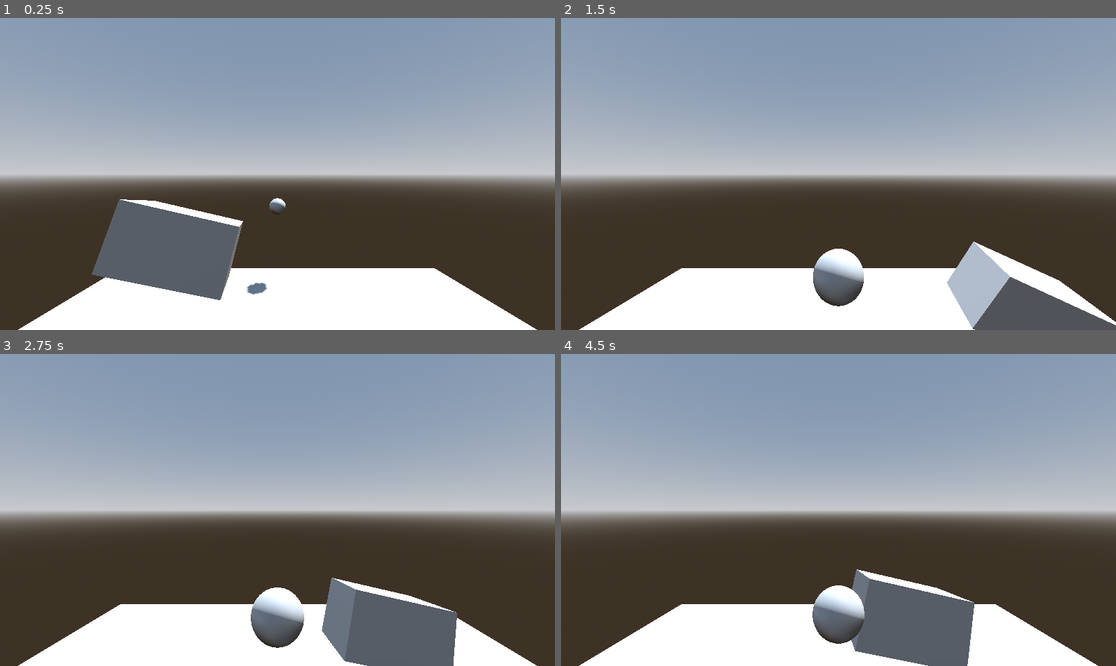
Above: before the commit, frames 1-4 (two rows, left to right).
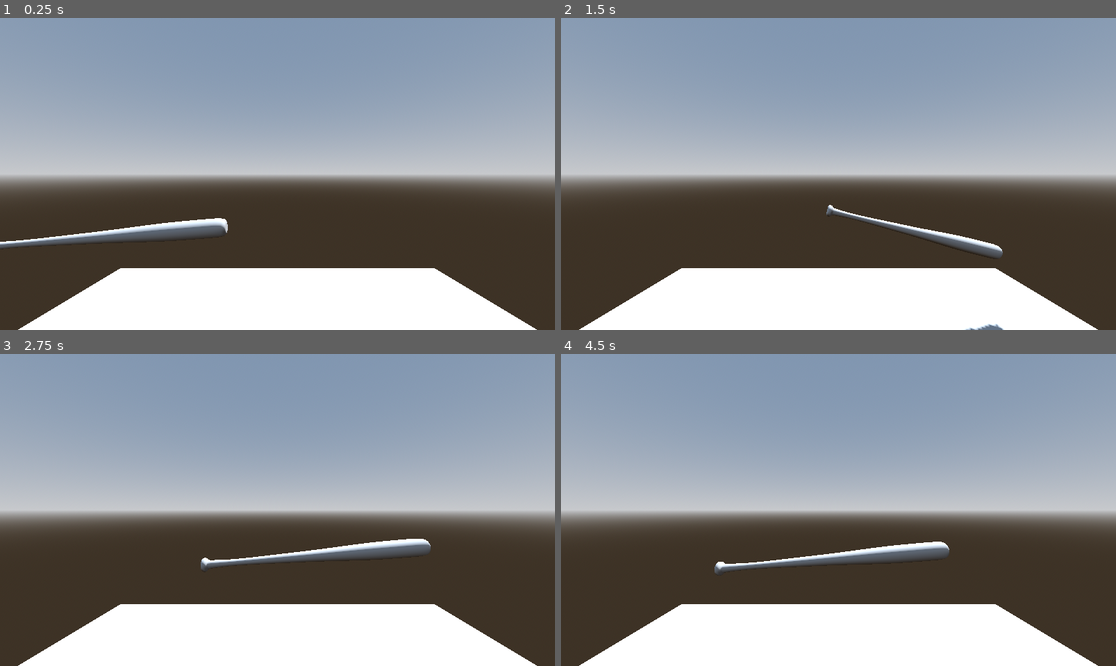
Above: after the commit, the same moments.

Repository: KapustiakT/baseball
Game: Godot game, scene res://level.tscn
Same seed, same stepped clock (60 frames per second), same inputs: the game is played once before the commit and once after it.
Inputs (mouse positions are in pixels of both pictures, inside the frame that each line leads up to):
- Up to frame 1 (0.25 s): no input
- Up to frame 2 (1.5 s): move the mouse to (960, 158) at 0.52 s; hold D (move_right) 0.53-1.28 s; click (960, 158) at 0.6 s; tap Q (swing) at 0.8, 1.35 s; move the mouse to (727, 189) at 1.27 s; hold A (move_left) from 1.28 s (still down)
- Up to frame 3 (2.75 s): click (166, 525) at 1.55 s; move the mouse to (333, 441) at 2.02 s; release A (move_left) at 2.03 s; hold D (move_right) from 2.03 s (still down); click (333, 441) at 2.1 s; tap Q (swing) at 2.3 s
- Up to frame 4 (4.5 s): move the mouse to (810, 572) at 2.77 s; right-click (810, 572) at 2.85 s; click (810, 572) at 3.05 s; move the mouse to (1005, 556) at 3.52 s; release D (move_right) at 3.53 s; hold A (move_left) from 3.53 s (still down); tap Q (swing) at 3.6 s; move the mouse to (672, 463) at 4.27 s; click (672, 463) at 4.35 s

The runs differ from the first frame. In frame 1, 6.4% of the frame differs, in the area x 0-52%, y 57-91%; in frame 2, 7.1%; in frame 3, 8.1%, in the area x 36-83%, y 59-100%; in frame 4, 7.9%.

Commit message:
bat
added bat and and swing

Diff:
--- a/Ball.gd
+++ b/Ball.gd
@@ -17,49 +17,48 @@
 func _process(_delta):
 #for testing is checked perfect is always checked second in full it should be checked last.
 #zones need to be big enough ball could ONLY be in perfect perfect for now zones are to small / ball to big
-	if Input.is_action_just_pressed("left_click"):
-		if bat_outside == 1:
-			if swing_early == 1:
-				axis_lock_linear_y = false
-				apply_impulse(Vector3(100, 20, -200))
-				print("outside bat and early")
-			elif swing_perfect == 1:
-				axis_lock_linear_y = false
-				apply_impulse(Vector3(100, 20, -200))
-				print("outside bat and perfect")
-			elif swing_late == 1:
-				axis_lock_linear_y = false
-				apply_impulse(Vector3(100, 20, -200))
-				print("outside bat and late")
+	if bat_outside == 1:
+		if swing_early == 1:
+			axis_lock_linear_y = false
+			apply_impulse(Vector3(100, 20, -200))
+			print("outside bat and early")
+		elif swing_perfect == 1:
+			axis_lock_linear_y = false
+			apply_impulse(Vector3(100, 20, -200))
+			print("outside bat and perfect")
+		elif swing_late == 1:
+			axis_lock_linear_y = false
+			apply_impulse(Vector3(100, 20, -200))
+			print("outside bat and late")
 
 
-		elif bat_perfect == 1:
-			if swing_early == 1:
-				axis_lock_linear_y = false
-				apply_impulse(Vector3(0, 20, -200))
-				print("perfect bat and early")
-			elif swing_perfect == 1:
-				axis_lock_linear_y = false
-				apply_impulse(Vector3(0, 20, -200))
-				print("perfect and perfect")
-			elif swing_late == 1:
-				axis_lock_linear_y = false
-				apply_impulse(Vector3(0, 20, -200))
-				print("perfect bat and late")
+	elif bat_perfect == 1:
+		if swing_early == 1:
+			axis_lock_linear_y = false
+			apply_impulse(Vector3(0, 20, -200))
+			print("perfect bat and early")
+		elif swing_perfect == 1:
+			axis_lock_linear_y = false
+			apply_impulse(Vector3(0, 20, -200))
+			print("perfect and perfect")
+		elif swing_late == 1:
+			axis_lock_linear_y = false
+			apply_impulse(Vector3(0, 20, -200))
+			print("perfect bat and late")
 
-		elif bat_inside == 1:
-			if swing_early == 1:
-				axis_lock_linear_y = false
-				apply_impulse(Vector3(-100, 20, -200))
-				print("inside bat and early")
-			elif swing_perfect == 1:
-				axis_lock_linear_y = false
-				apply_impulse(Vector3(-100, 20, -200))
-				print("inside and perfect")
-			elif swing_late == 1:
-				axis_lock_linear_y = false
-				apply_impulse(Vector3(-100, 20, -200))
-				print("inside bat and late")
+	elif bat_inside == 1:
+		if swing_early == 1:
+			axis_lock_linear_y = false
+			apply_impulse(Vector3(-100, 20, -200))
+			print("inside bat and early")
+		elif swing_perfect == 1:
+			axis_lock_linear_y = false
+			apply_impulse(Vector3(-100, 20, -200))
+			print("inside and perfect")
+		elif swing_late == 1:
+			axis_lock_linear_y = false
+			apply_impulse(Vector3(-100, 20, -200))
+			print("inside bat and late")
 
 	if Input.is_action_just_pressed("right_click"):
 		_reset()
--- a/bat.tscn
+++ b/bat.tscn
@@ -1,48 +1,49 @@
 [gd_scene load_steps=7 format=3 uid="uid://fn7pmw4phebx"]
 
 [ext_resource type="Script" path="res://bat.gd" id="1_k6qjl"]
+[ext_resource type="ArrayMesh" uid="uid://6lgaoun4xxkg" path="res://art/10485_Baseball_bat_v1_max2011_iteration-2.obj" id="2_dnowo"]
 
-[sub_resource type="BoxShape3D" id="BoxShape3D_nfw24"]
-size = Vector3(0.969917, 1, 3.61572)
+[sub_resource type="ConvexPolygonShape3D" id="ConvexPolygonShape3D_301wj"]
+points = PackedVector3Array(5.95175, -3.41541, 2.32459, -48.8536, 1.51059, 6.01859, -48.8536, 0.895257, 0.477253, 27.502, 1.51059, -0.139409, 26.8847, -2.79875, 6.01859, -48.8536, -2.79875, 4.17059, 23.8061, -2.79875, 0.477253, -48.8536, 2.74259, 2.32459, 26.8847, 2.12593, 6.63459, -48.8536, -2.18275, 1.09259, 23.8061, 3.35859, 1.09259, 14.5703, 3.35859, 5.40193, -48.8536, -0.951413, 6.01859, 27.502, -1.56675, -0.139409, 21.9621, -2.18275, 6.63459, 27.502, -3.41541, 4.78659, -48.8536, 2.74259, 4.78659, 10.2572, -1.56675, -0.139409, -48.8536, 2.12593, 1.09259, -48.8536, -2.18275, 5.40193, 28.1193, 3.35859, 4.78659, 9.03036, 1.51059, -0.139409, 28.1193, -3.41541, 2.32459, 5.33449, 1.51059, 6.63459, -48.8536, -2.79875, 2.32459, 9.03036, -3.41541, 4.78659, -48.8536, -0.951413, 0.477253, 28.7365, -2.18275, 6.01859, 28.7365, 2.74259, 1.09259, 6.5613, 3.35859, 1.70859, 10.2572, -3.41541, 1.70859, 12.7262, 2.74259, 0.477253)
 
-[sub_resource type="BoxMesh" id="BoxMesh_33edl"]
+[sub_resource type="BoxShape3D" id="BoxShape3D_to527"]
+size = Vector3(1.93454, 1, 1)
 
-[sub_resource type="BoxShape3D" id="BoxShape3D_604ma"]
-size = Vector3(0.557755, 1, 3.61914)
+[sub_resource type="BoxShape3D" id="BoxShape3D_nj3d0"]
+size = Vector3(2.63431, 1, 1)
 
-[sub_resource type="BoxShape3D" id="BoxShape3D_3s8vi"]
-size = Vector3(0.636169, 1, 3.61035)
-
-[sub_resource type="BoxShape3D" id="BoxShape3D_baecw"]
-size = Vector3(0.662949, 1, 3.57471)
+[sub_resource type="BoxShape3D" id="BoxShape3D_p6igy"]
+size = Vector3(2.46924, 1, 1)
 
 [node name="bat" type="Area3D"]
+transform = Transform3D(0.25, 0, 0, 0, 0.25, 0, 0, 0, 0.25, 0.168561, 0, 0)
 script = ExtResource("1_k6qjl")
 
+[node name="MeshInstance3D" type="MeshInstance3D" parent="."]
+transform = Transform3D(0.05, 0, 0, 0, 0.05, 0, 0, 0, 0.05, 0, 0, 0)
+mesh = ExtResource("2_dnowo")
+
 [node name="CollisionShape3D" type="CollisionShape3D" parent="."]
-transform = Transform3D(1, 0, 0, 0, 1, 0, 0, 0, 1, -0.235186, -0.03932, -0.346191)
-shape = SubResource("BoxShape3D_nfw24")
-
-[node name="MeshInstance3D" type="MeshInstance3D" parent="."]
-transform = Transform3D(1.7, 0, 0, 0, 1, 0, 0, 0, 1, -0.229796, -0.0337826, 0)
-mesh = SubResource("BoxMesh_33edl")
+transform = Transform3D(0.05, 0, 0, 0, 0.05, 0, 0, 0, 0.05, 0, 0, 0)
+shape = SubResource("ConvexPolygonShape3D_301wj")
 
 [node name="outside" type="Area3D" parent="."]
-transform = Transform3D(1, 0, 0, 0, 1, 0, 0, 0, 1, 1, 0, 0)
+transform = Transform3D(0.25, 0, 0, 0, 0.25, 0, 0, 0, 0.25, 1.08209, 0, 0)
 
 [node name="CollisionShape3D" type="CollisionShape3D" parent="outside"]
-transform = Transform3D(1, 0, 0, 0, 1, 0, 0, 0, 1, -0.701712, 0, -0.342285)
-shape = SubResource("BoxShape3D_604ma")
+transform = Transform3D(1, 0, 0, 0, 1, 0, 0, 0, 1, 0.377335, 0, 0.545513)
+shape = SubResource("BoxShape3D_to527")
 
 [node name="perfect" type="Area3D" parent="."]
+transform = Transform3D(0.25, 0, 0, 0, 0.25, 0, 0, 0, 0.25, 0, 0, 0)
 
 [node name="CollisionShape3D" type="CollisionShape3D" parent="perfect"]
-transform = Transform3D(1, 0, 0, 0, 1, 0, 0, 0, 1, -0.238281, 0, -0.339355)
-shape = SubResource("BoxShape3D_3s8vi")
+transform = Transform3D(1, 0, 0, 0, 1, 0, 0, 0, 1, 2.34271, 0, 0.578634)
+shape = SubResource("BoxShape3D_nj3d0")
 
 [node name="inside" type="Area3D" parent="."]
-transform = Transform3D(1, 0, 0, 0, 1, 0, 0, 0, 1, -1, 0, 0)
+transform = Transform3D(0.25, 0, 0, 0, 0.25, 0, 0, 0, 0.25, -1, 0, 0)
 
 [node name="CollisionShape3D" type="CollisionShape3D" parent="inside"]
-transform = Transform3D(1, 0, 0, 0, 1, 0, 0, 0, 1, 0.225419, 0, -0.334473)
-shape = SubResource("BoxShape3D_baecw")
+transform = Transform3D(1, 0, 0, 0, 1, 0, 0, 0, 1, 3.62571, 0, 0.666005)
+shape = SubResource("BoxShape3D_p6igy")
--- a/hit_zone.tscn
+++ b/hit_zone.tscn
@@ -3,16 +3,16 @@
 [ext_resource type="Script" path="res://bat.gd" id="1_e7hhb"]
 
 [sub_resource type="BoxShape3D" id="BoxShape3D_nfw24"]
-size = Vector3(0.969917, 1, 3.61572)
+size = Vector3(0.969917, 1, 1.66077)
 
 [sub_resource type="BoxShape3D" id="BoxShape3D_604ma"]
-size = Vector3(0.557755, 1, 3.61914)
+size = Vector3(0.557755, 1, 1.72974)
 
 [sub_resource type="BoxShape3D" id="BoxShape3D_3s8vi"]
-size = Vector3(0.636169, 1, 3.61035)
+size = Vector3(0.636169, 1, 1.51465)
 
 [sub_resource type="BoxShape3D" id="BoxShape3D_baecw"]
-size = Vector3(0.662949, 1, 3.57471)
+size = Vector3(0.662949, 1, 1.50061)
 
 [node name="hit_zone" type="Area3D"]
 transform = Transform3D(-4.37114e-08, 0, 1, 0, 1, 0, -1, 0, -4.37114e-08, 0, 0, 0)
--- a/level.tscn
+++ b/level.tscn
@@ -25,7 +25,7 @@
 
 [sub_resource type="Curve3D" id="Curve3D_oms8e"]
 _data = {
-"points": PackedVector3Array(0, 0, 0, 0, 0, 0, -1.93167, 1.49008, -1.34151, -0.615429, 0.157707, 3.14444, 0.615429, -0.157707, -3.14444, 1.95242, 1.22932, -4.20079),
+"points": PackedVector3Array(0, 0, 0, 0, 0, 0, -1.99034, 1.45615, -1.36387, -0.615429, 0.157707, 3.14444, 0.615429, -0.157707, -3.14444, 0.668283, 1.32753, -4.08952),
 "tilts": PackedFloat32Array(0, 0.701968)
 }
 point_count = 2
@@ -52,22 +52,23 @@
 shape = SubResource("ConcavePolygonShape3D_dlp7d")
 
 [node name="hit_zone" parent="." instance=ExtResource("2_1k8d4")]
-transform = Transform3D(-4.37114e-08, 0, 1, 0, 1, 0, -1, 0, -4.37114e-08, 1.0044, 1.48, -3)
+transform = Transform3D(-4.37114e-08, 0, 1, 0, 1, 0, -1, 0, -4.37114e-08, 1.004, 2, -3)
 
 [node name="CollisionShape3D" parent="hit_zone" index="0"]
-transform = Transform3D(1, 0, 0, 0, 1, 0, 0, 0, 1, -0.264196, -0.03932, -0.96167)
+transform = Transform3D(1, 0, 0, 0, 1, 0, 0, 0, 1, -0.264196, -0.03932, -0.983826)
 
 [node name="CollisionShape3D" parent="hit_zone/early" index="0"]
-transform = Transform3D(1, 0, 0, 0, 1, 0, 0, 0, 1, -0.793298, 0, -0.967285)
+transform = Transform3D(1, 0, 0, 0, 1, 0, 0, 0, 1, -0.793298, 0, -1.00427)
 
 [node name="CollisionShape3D" parent="hit_zone/perfect_zone" index="0"]
-transform = Transform3D(1, 0, 0, 0, 1, 0, 0, 0, 1, -0.427644, 0, -0.96582)
+transform = Transform3D(1, 0, 0, 0, 1, 0, 0, 0, 1, -0.427644, 0, -0.980469)
 
 [node name="CollisionShape3D" parent="hit_zone/late" index="0"]
-transform = Transform3D(1, 0, 0, 0, 1, 0, 0, 0, 1, -0.0135069, 0, -0.952881)
+transform = Transform3D(1, 0, 0, 0, 1, 0, 0, 0, 1, -0.0135069, 0, -0.985779)
 
 [node name="ball" parent="." instance=ExtResource("1_14kbc")]
 transform = Transform3D(1, 0, 0, 0, 1, 0, 0, 0, 1, 0, 2, -9.59373)
+visible = false
 linear_damp = 3.0
 
 [node name="Path3D" type="Path3D" parent="."]
@@ -76,12 +77,12 @@
 
 [node name="PathFollow3D" type="PathFollow3D" parent="Path3D"]
 unique_name_in_owner = true
-transform = Transform3D(0.592817, 0.0434748, -0.804118, 0, 0.998499, 0.0539848, 0.805292, -0.032004, 0.591953, -1.93167, 1.49008, -1.34151)
+transform = Transform3D(0.715828, 0.0235714, -0.697827, -9.31289e-10, 0.999387, 0.033758, 0.698225, -0.0241657, 0.71542, -1.99034, 1.45615, -1.36387)
 cubic_interp = false
 loop = false
 
 [node name="bat" parent="Path3D/PathFollow3D" instance=ExtResource("2_qefgj")]
-transform = Transform3D(0.514136, 7.45058e-09, 0.857718, -0.198583, 0.972838, 0.119035, -0.834412, -0.231525, 0.500165, -0.292538, -0.185859, -1.03689)
+transform = Transform3D(0.679442, -0.73373, 3.72529e-09, 0.0945012, 0.0875091, 0.991671, -0.727619, -0.673782, 0.128796, -0.799, -0.216958, -0.44586)
 
 [connection signal="swing" from="." to="Path3D/PathFollow3D/bat" method="start_swing"]
 [connection signal="body_entered" from="hit_zone/early" to="ball" method="_on_early_body_entered"]
Not shown, added: art/10485_Baseball_bat_v1_max2011_iteration-2.obj
